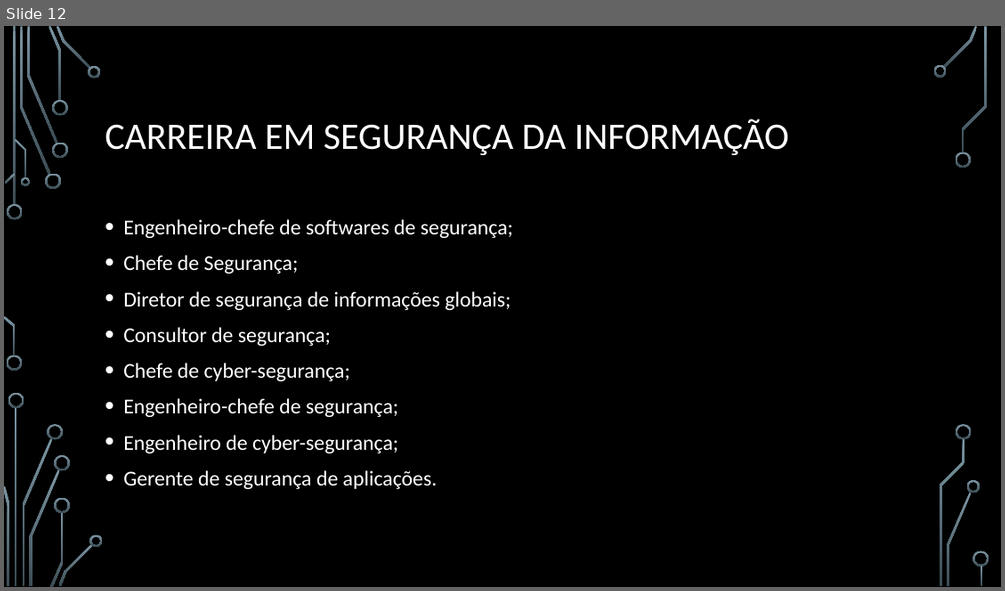
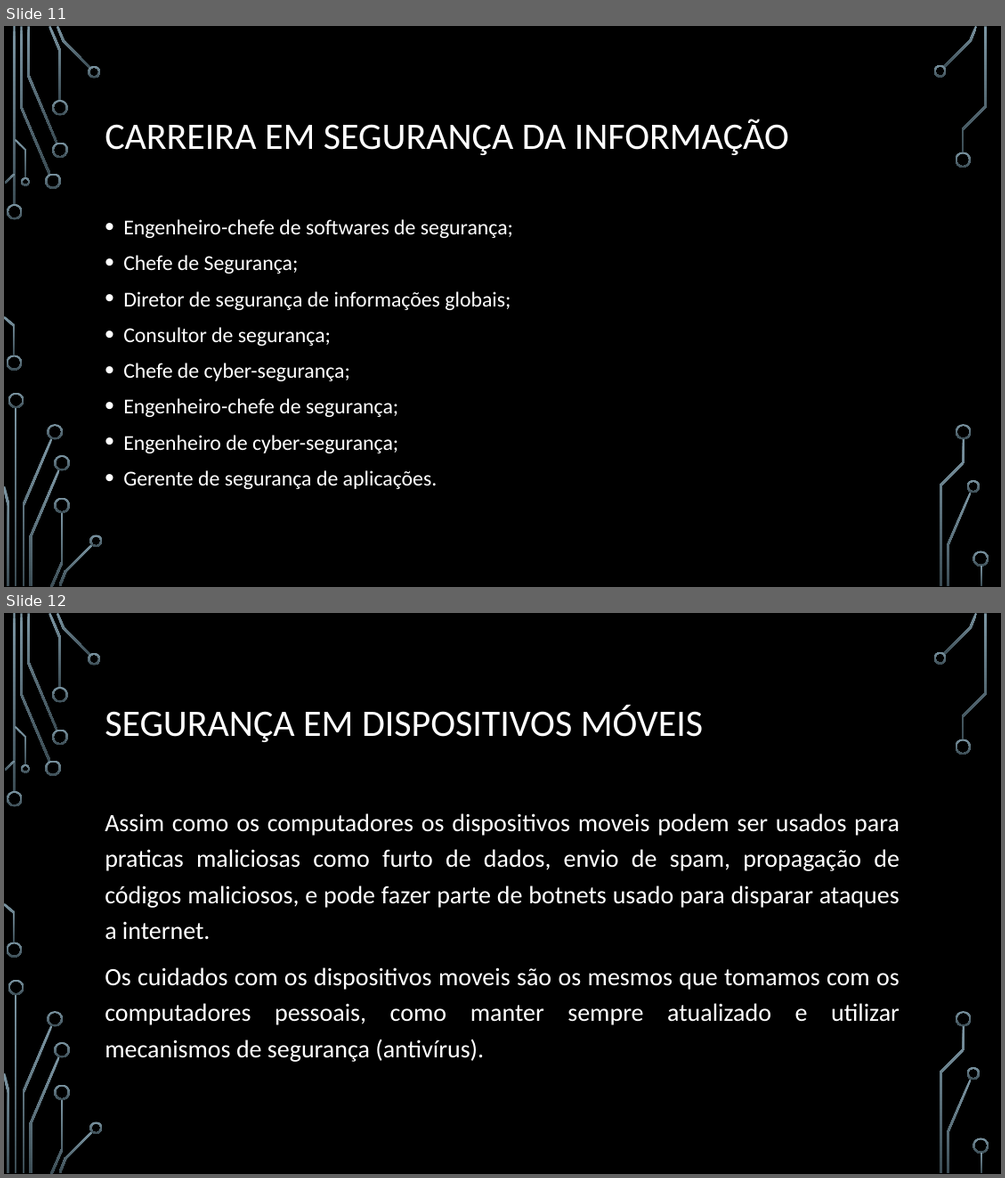
Before and after one commit to webbester/RodrigodAnjos, a slide deck: PI - Seg de Software/information_security.pptx. Shown one above the other, each under a label of ours: slide 12 before the commit, slides 11 and 12 after it. The pictures are 1005x591 and 1005x1178 pixels, drawn with LibreOffice and Linux fonts; fonts in the diff are those of the drawing; background and template pictures are left out. Boxes give left, top, right and bottom in pixels: in the first picture for what was removed or moved away, otherwise in the second. Text is boxed around its words. In the diff, an @@ line names an element or a change of style, - is before the commit and + after.

```diff
--- a/PI - Seg de Software/information_security.pptx
+++ b/PI - Seg de Software/information_security.pptx
@@ slide 12 added at bbox=[4, 613, 1001, 1174], background picture (left out); not listed: 36 template elements that a slide beside it also shows @@
@@ title added at bbox=[105, 705, 703, 742], 36 pt, text #FFFFFF @@
+SEGURANÇA EM DISPOSITIVOS MÓVEIS
@@ text added at bbox=[105, 813, 899, 1062], 24 pt, text #FFFFFF @@
+Assim como os computadores os dispositivos moveis podem ser usados para praticas maliciosas como furto de dados, envio de spam, propagação de códigos maliciosos, e pode fazer parte de botnets usado para disparar ataques a internet.
+Os cuidados com os dispositivos moveis são os mesmos que tomamos com os computadores pessoais, como manter sempre atualizado e utilizar mecanismos de segurança (antivírus).
@@ what was slide 12 is now slide 11 @@
```
Also in this commit, not shown: 3 slides changed, 10 other slides added, 1 slide removed, 4 other files.
